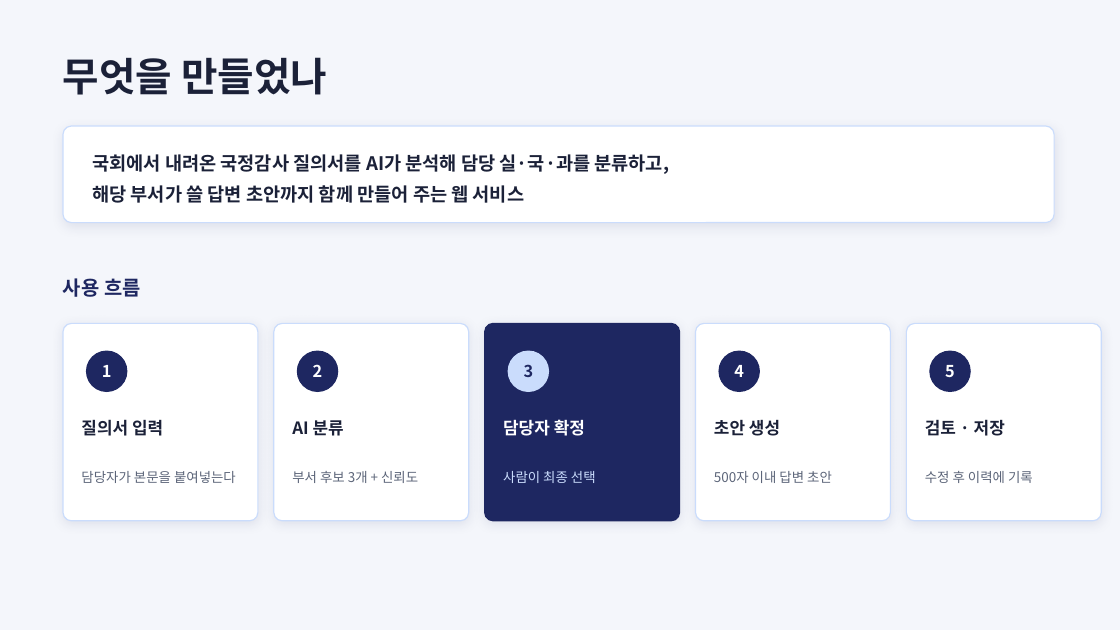
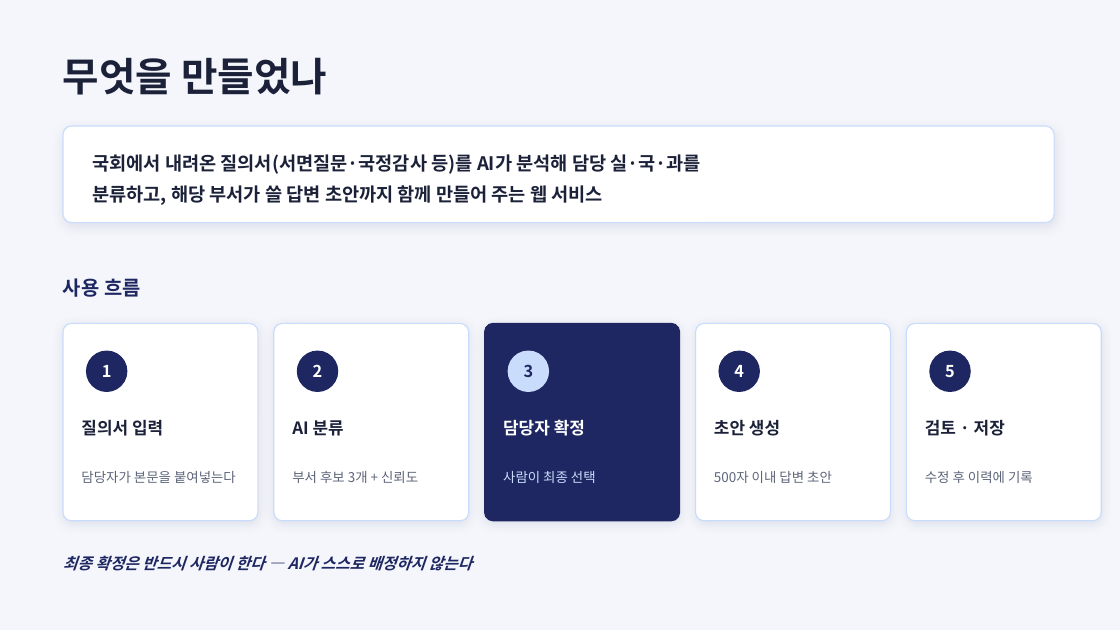
Before and after one commit to yunseoy/assembly-qna, a slide deck: slide 3 of presentation/AI활용_국회질의서_자동화_발표자료.pptx. Drawn at 1120x630 pixels with LibreOffice and Linux fonts; fonts in the diff are those of the drawing. Boxes give left, top, right and bottom in pixels: in the first picture for what was removed or moved away, otherwise in the second. Text is boxed around its words. In the diff, an @@ line names an element or a change of style, - is before the commit and + after.

```diff
--- a/presentation/AI활용_국회질의서_자동화_발표자료.pptx
+++ b/presentation/AI활용_국회질의서_자동화_발표자료.pptx
@@ text at (x1=92, y1=154, x2=701, y2=207): text changed @@
-국회에서 내려온 국정감사 질의서를 AI가 분석해 담당 실·국·과를 분류하고,
-해당 부서가 쓸 답변 초안까지 함께 만들어 주는 웹 서비스
+국회에서 내려온 질의서(서면질문·국정감사 등)를 AI가 분석해 담당 실·국·과를
+분류하고, 해당 부서가 쓸 답변 초안까지 함께 만들어 주는 웹 서비스
@@ text added at (x1=63, y1=555, x2=472, y2=571), 13.5 pt, text #1E2761, bold, italic @@
+최종 확정은 반드시 사람이 한다 — AI가 스스로 배정하지 않는다
```
Also in this commit, not shown: 6 other slides changed, 1 slide added, 11 other files.
